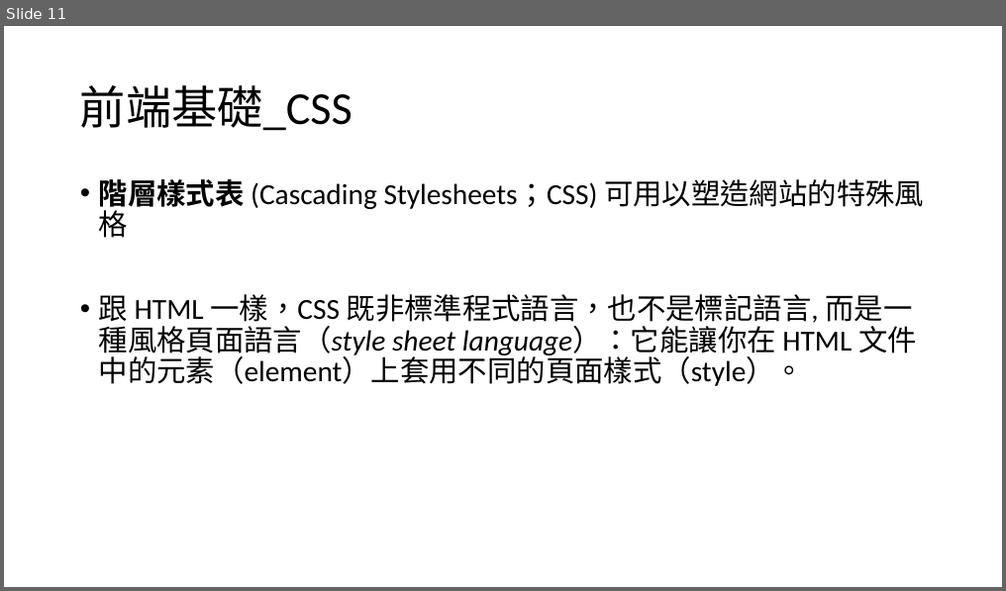
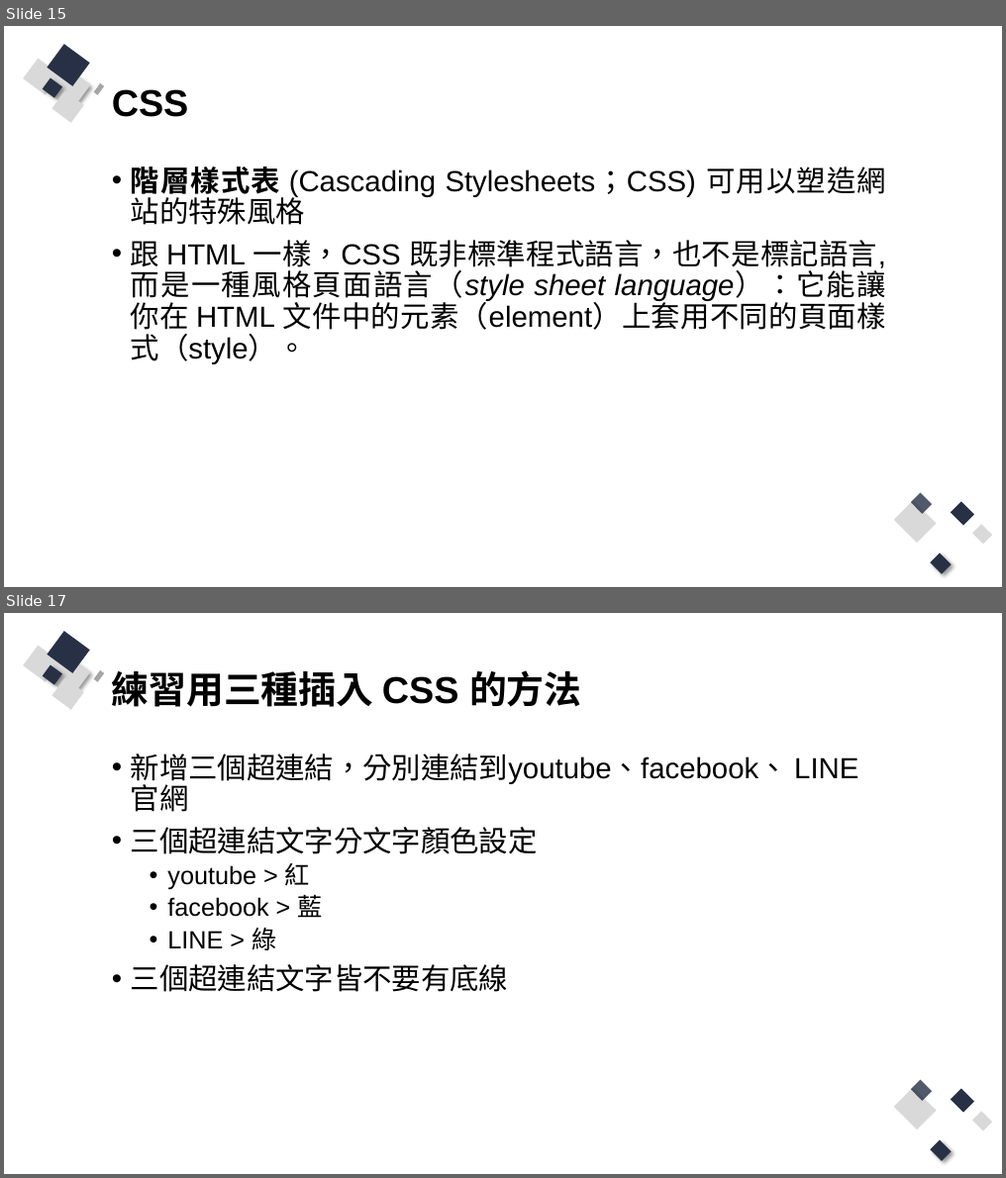
Before and after one commit to Q81JIAXIONG/-, a slide deck: 投影片/1.網頁基礎.pptx. Shown one above the other, each under a label of ours: slide 11 before the commit, slides 15 and 17 after it; the slides between them are not shown. The pictures are 1006x591 and 1006x1178 pixels, drawn with LibreOffice and Linux fonts; fonts in the diff are those of the drawing. Boxes give left, top, right and bottom in pixels: in the first picture for what was removed or moved away, otherwise in the second. Text is boxed around its words. In the diff, an @@ line names an element or a change of style, - is before the commit and + after.

```diff
--- a/投影片/1.網頁基礎.pptx
+++ b/投影片/1.網頁基礎.pptx
@@ slide 17 added at [4, 613, 1002, 1174], background #FFFFFF; not listed: 13 template elements that a slide beside it also shows @@
@@ title added at [112, 670, 581, 707], 36 pt, text #000000, bold @@
+練習用三種插入 CSS 的方法
@@ text added at [131, 754, 788, 992], 28 pt, text #000000 @@
+• 新增三個超連結，分別連結到youtube、facebook、 LINE官網
+• 三個超連結文字分文字顏色設定
+  • youtube > 紅
+  • facebook > 藍
+  • LINE > 綠
+• 三個超連結文字皆不要有底線
@@ what was slide 11 is now slide 15 @@
@@ slide 15 changed as well @@
@@ group added at [24, 44, 105, 122]: 8 rectangles @@
@@ title at [112, 89, 189, 117]: text changed; size 44 to 36 pt; font Calibri to Arial; bold on @@
-前端基礎_CSS
+CSS
@@ text "階層樣式表 (Cascading Stylesheets；CSS) 可用以塑造網站的特殊風格": place and size @@
-text "階層樣式表 (Cascading Stylesheets；CSS) 可用以塑造網站的特殊風格" at [99, 179, 924, 386]
+text "階層樣式表 (Cascading Stylesheets；CSS) 可用以塑造網站的特殊風格" at [131, 167, 886, 365]
@@ text "階層樣式表 (Cascading Stylesheets；CSS) 可用以塑造網站的特殊風格" at [131, 167, 886, 365]: font Calibri to Arial; alignment left to justified @@
@@ group added at [894, 493, 993, 574]: 5 rectangles @@
```
Also in this commit, not shown: 11 other slides changed, 14 other slides added, 8 slides removed, 16 other files.
